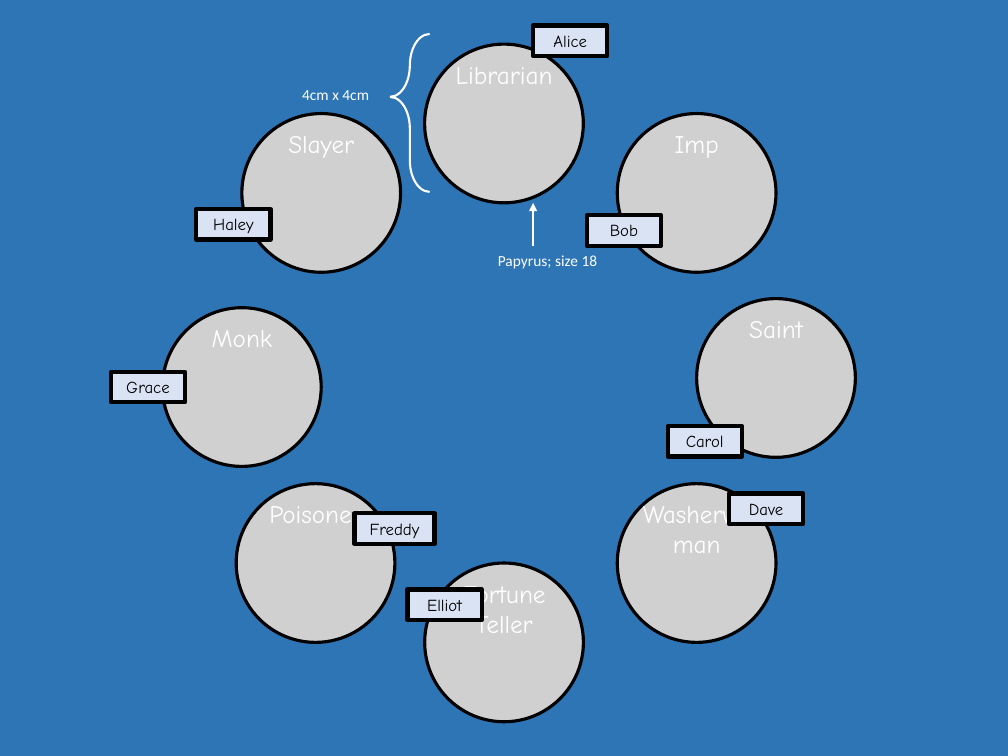
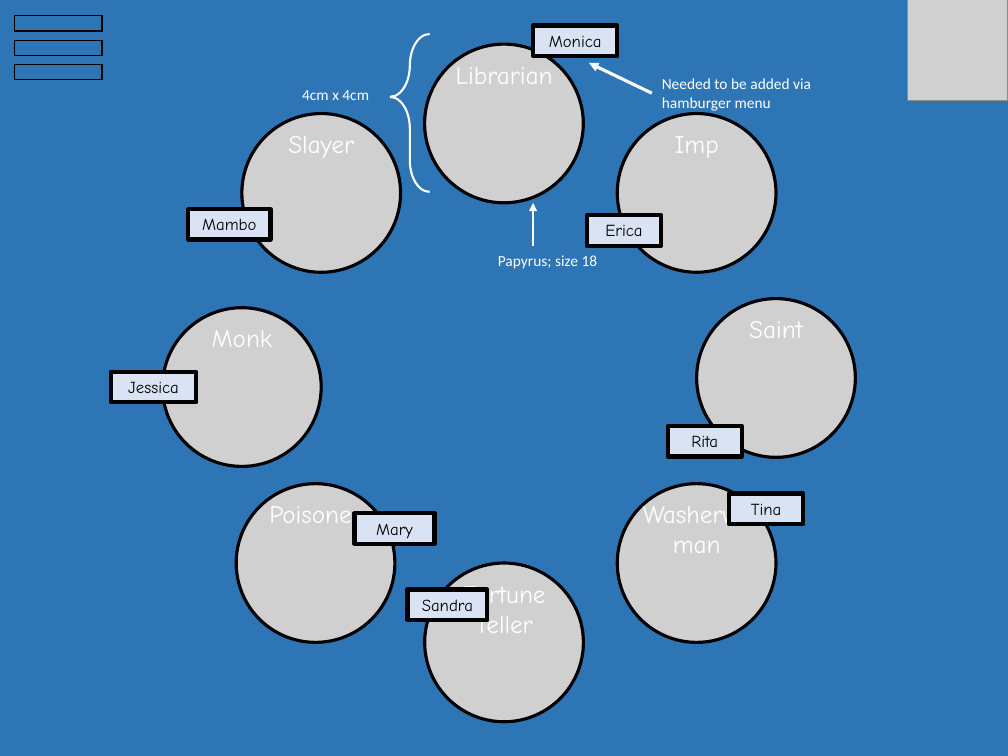
Before and after one commit to Nathan3-14/grimoire-nea, a slide deck: slide 8 of mockup.pptx (slide 5 before the commit). Drawn at 1008x756 pixels with LibreOffice and Linux fonts; fonts in the diff are those of the drawing; grey boxes stand for pictures. Boxes give left, top, right and bottom in pixels: in the first picture for what was removed or moved away, otherwise in the second. Text is boxed around its words. In the diff, an @@ line names an element or a change of style, - is before the commit and + after.

```diff
--- a/mockup.pptx
+++ b/mockup.pptx
@@ rectangle added at (x1=14, y1=16, x2=102, y2=31), outline #000000 1 pt @@
@@ rectangle "Monica" resized from (x1=533, y1=25, x2=608, y2=55) to (x1=533, y1=25, x2=618, y2=55) @@
@@ picture added at (x1=907, y1=0, x2=1008, y2=101) @@
@@ rectangle added at (x1=14, y1=40, x2=102, y2=55), outline #000000 1 pt @@
@@ text in rectangle at (x1=549, y1=36, x2=602, y2=47): text changed @@
-Alice
+Monica
@@ rectangle added at (x1=14, y1=65, x2=102, y2=80), outline #000000 1 pt @@
@@ arrow added from (652, 94) to (589, 62), #FFFFFF 2.25 pt @@
@@ text added at (x1=662, y1=78, x2=811, y2=113), 11 pt, text #FFFFFF @@
+Needed to be added via hamburger menu
@@ rectangle "Mambo" resized from (x1=197, y1=209, x2=271, y2=239) to (x1=188, y1=209, x2=271, y2=239) @@
@@ text in rectangle at (x1=202, y1=218, x2=256, y2=230): text changed @@
-Haley
+Mambo
@@ text in rectangle at (x1=605, y1=224, x2=642, y2=236): text changed @@
-Bob
+Erica
@@ rectangle "Jessica" resized from (x1=111, y1=372, x2=185, y2=402) to (x1=111, y1=372, x2=197, y2=402) @@
@@ text in rectangle at (x1=128, y1=381, x2=179, y2=393): text changed @@
-Grace
+Jessica
@@ text in rectangle at (x1=691, y1=435, x2=718, y2=447): text changed @@
-Carol
+Rita
@@ text in rectangle at (x1=751, y1=503, x2=782, y2=515): text changed @@
-Dave
+Tina
@@ text in rectangle at (x1=376, y1=524, x2=413, y2=539): text changed @@
-Freddy
+Mary
@@ rectangle "Sandra" resized from (x1=407, y1=590, x2=482, y2=620) to (x1=407, y1=590, x2=487, y2=620) @@
@@ text in rectangle at (x1=422, y1=599, x2=473, y2=611): text changed @@
-Elliot
+Sandra
```
Also in this commit, not shown: 15 other slides changed, 8 slides added, 1 slide removed.
